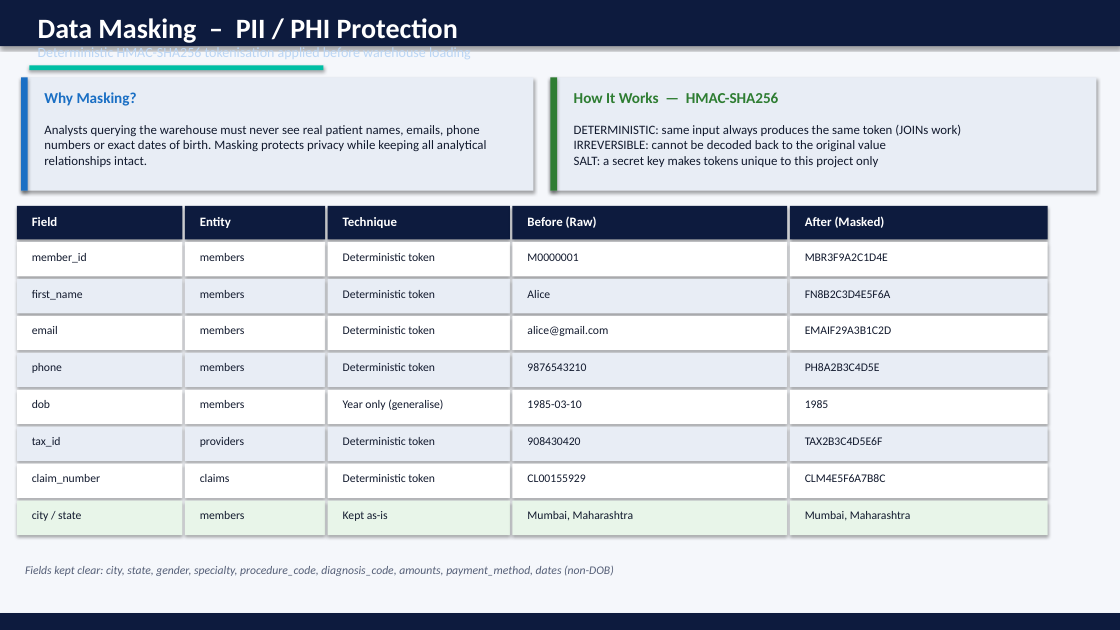
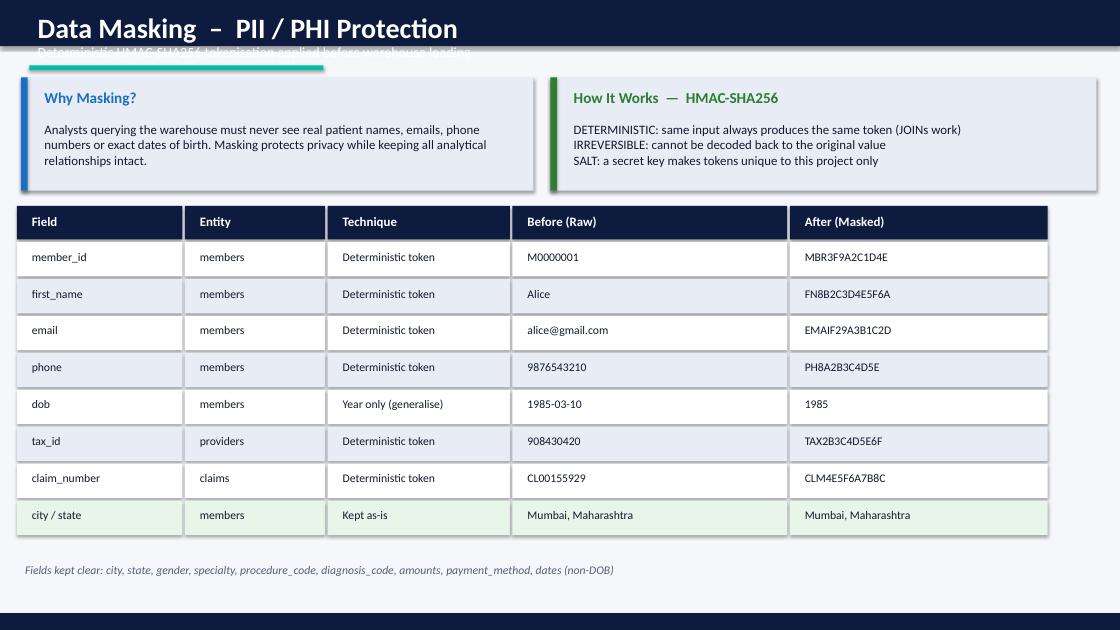
Before and after one commit to mhgowda/healthcare-insurance-dw-capstone, a slide deck: slide 9 of Healthcare_Insurance_DW_Capstone.pptx. Drawn at 1120x630 pixels with LibreOffice and Linux fonts; fonts in the diff are those of the drawing. Boxes give left, top, right and bottom in pixels: in the first picture for what was removed or moved away, otherwise in the second. Text is boxed around its words. In the diff, an @@ line names an element or a change of style, - is before the commit and + after.

```diff
--- a/Healthcare_Insurance_DW_Capstone.pptx
+++ b/Healthcare_Insurance_DW_Capstone.pptx
@@ text "Deterministic HMAC-SHA256 tokenisation applied before ..." at (x1=38, y1=45, x2=471, y2=51): text colour #BBD6F5 to #FFFFFF @@
```
Also in this commit, not shown: 13 other slides changed, 2 other files.
